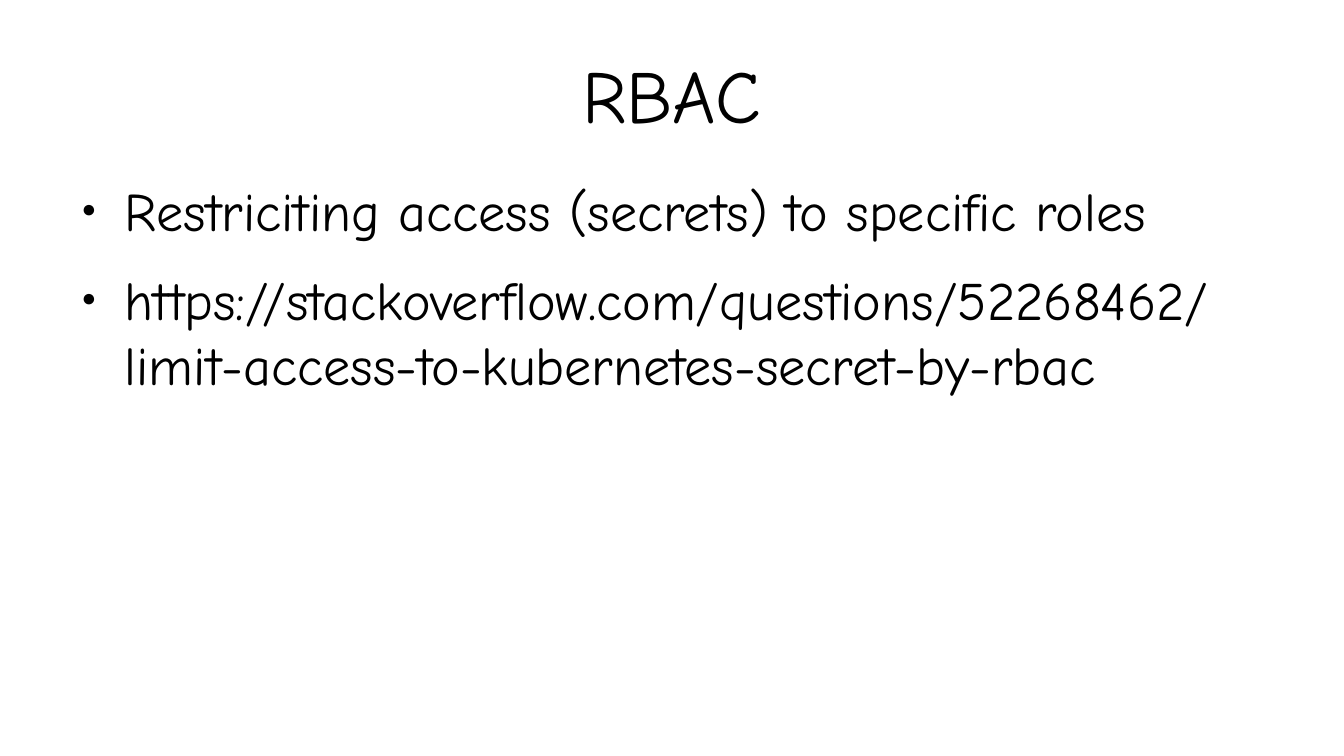
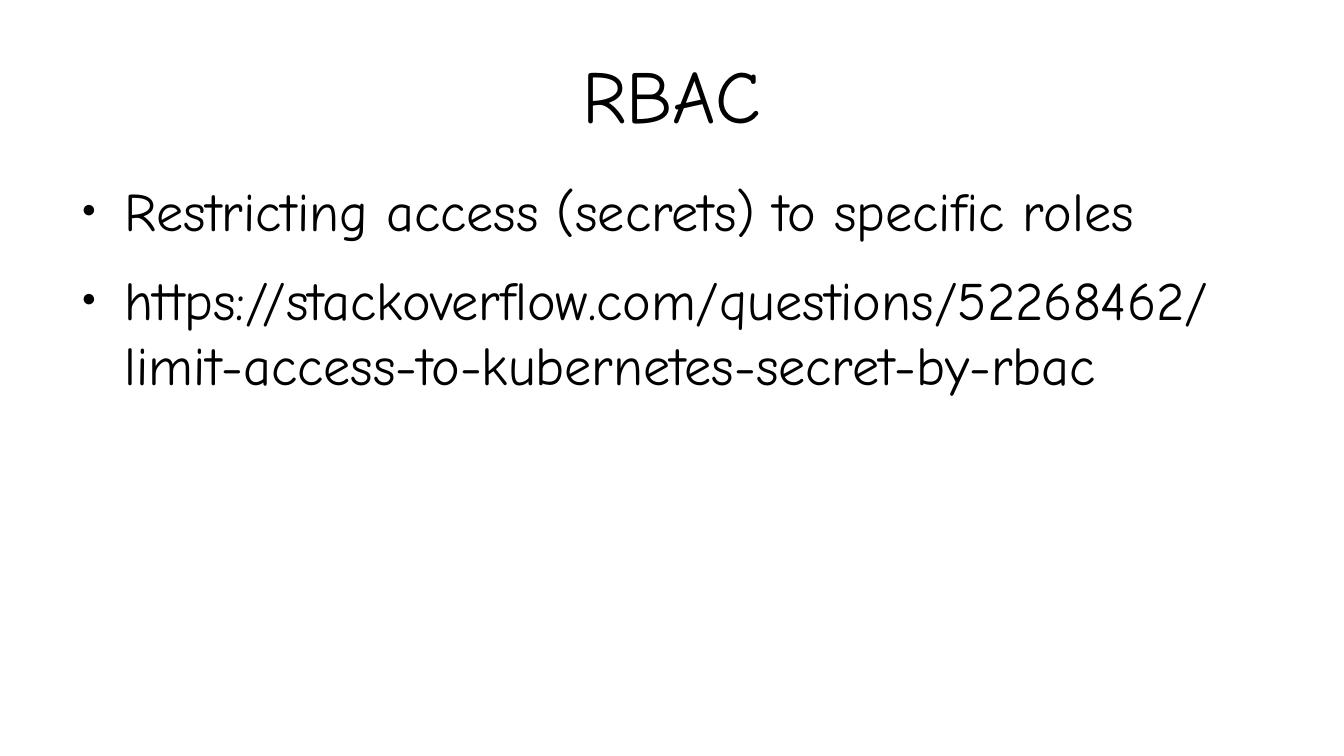
Before and after one commit to kislaykishore/microservices, a slide deck: slide 14 of Kubernetes.odp. Drawn at 1344x756 pixels with LibreOffice and Linux fonts; fonts in the diff are those of the drawing. Boxes give left, top, right and bottom in pixels: in the first picture for what was removed or moved away, otherwise in the second. Text is boxed around its words. In the diff, an @@ line names an element or a change of style, - is before the commit and + after.

Commit message:
Fix ppt

```diff
--- a/Kubernetes.odp
+++ b/Kubernetes.odp
@@ text at (x1=125, y1=188, x2=1134, y2=242): text changed @@
-● Restriciting access (secrets) to specific roles
+● Restricting access (secrets) to specific roles
```
